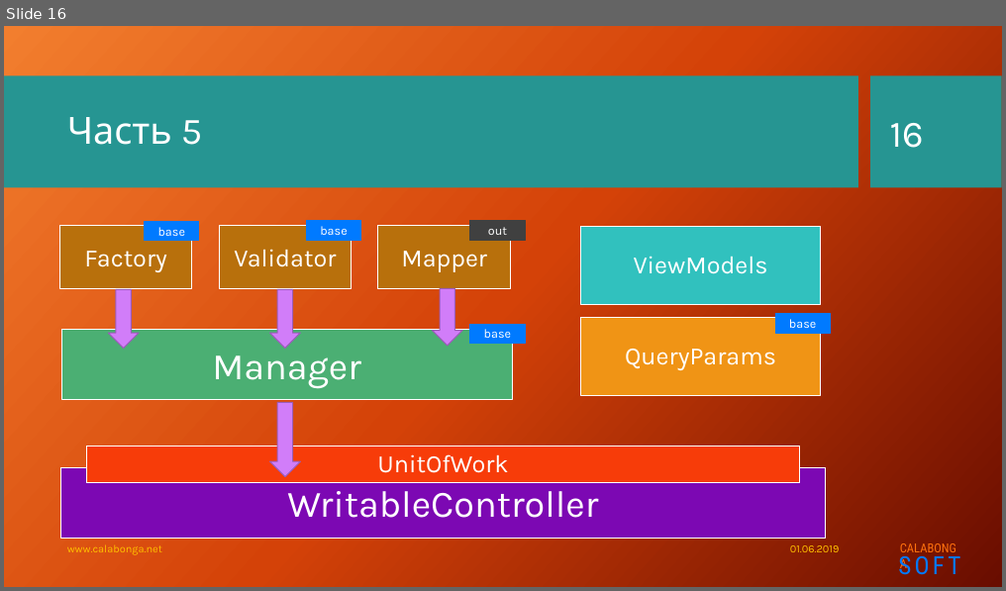
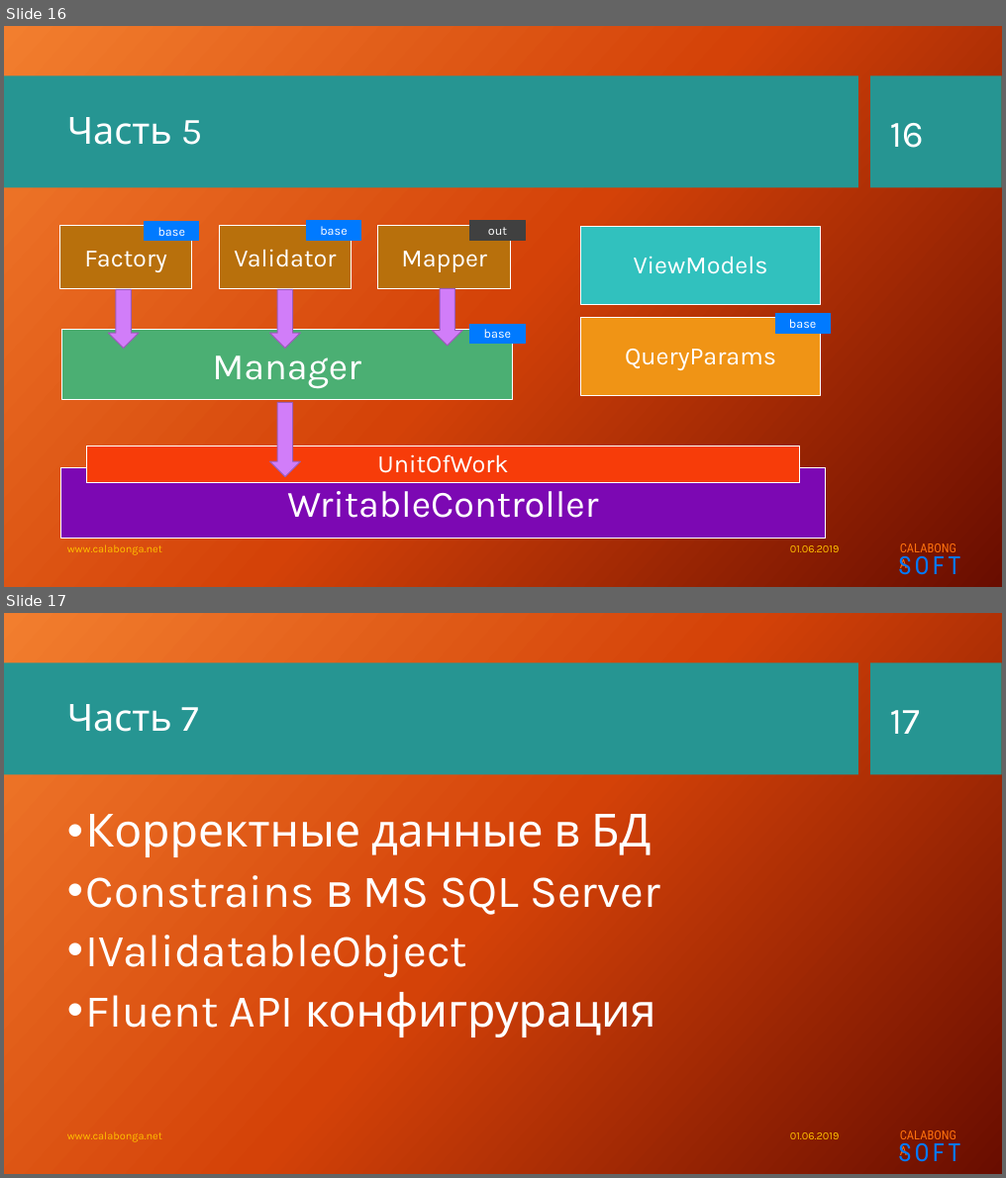
Before and after one commit to Calabonga/Calabonga.Catalog, a slide deck: Presentation/Calabonga.Catalog.pptx. Shown one above the other, each under a label of ours: slide 16 before the commit, slides 16 and 17 after it. The pictures are 1006x591 and 1006x1178 pixels, drawn with LibreOffice and Linux fonts; fonts in the diff are those of the drawing; background and template pictures are left out. Boxes give left, top, right and bottom in pixels: in the first picture for what was removed or moved away, otherwise in the second. Text is boxed around its words. In the diff, an @@ line names an element or a change of style, - is before the commit and + after.

```diff
--- a/Presentation/Calabonga.Catalog.pptx
+++ b/Presentation/Calabonga.Catalog.pptx
@@ slide 17 added at <box>4,613,1002,1174</box>, background picture (left out); not listed: 4 template elements that a slide beside it also shows @@
@@ title added at <box>67,704,199,732</box>, 36 pt, text #FFFFFF @@
+Часть 7
@@ page number added at <box>890,710,920,734</box>, 36 pt, text #FFFFFF @@
+17
@@ text added at <box>86,814,660,1038</box>, 44 pt, text #FFFFFF @@
+• Корректные данные в БД
+• Constrains в MS SQL Server
+• IValidatableObject
+• Fluent API конфигрурация
@@ text added at <box>67,1132,162,1143</box>, 10.5 pt, text #FFC000 @@
+www.calabonga.net
@@ text added at <box>790,1133,840,1140</box>, 10.5 pt, text #FFC000 @@
+01.06.2019
```
Also in this commit, not shown: 15 other files.
